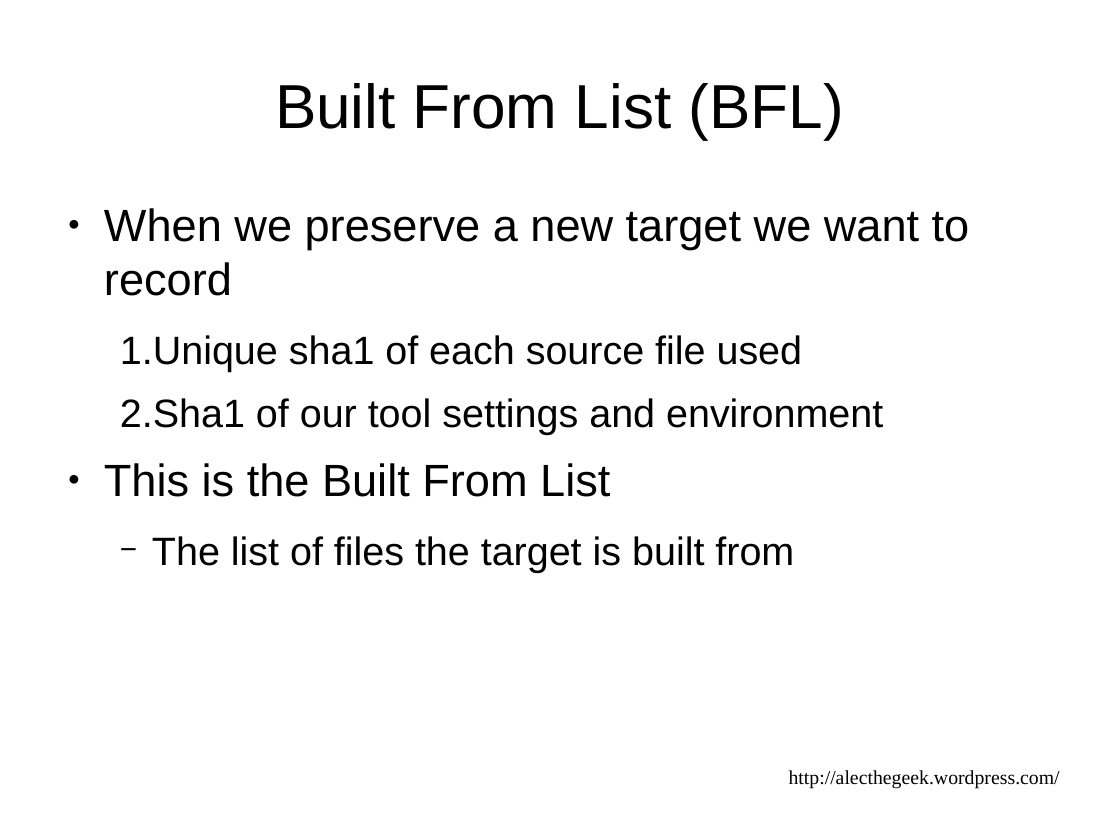
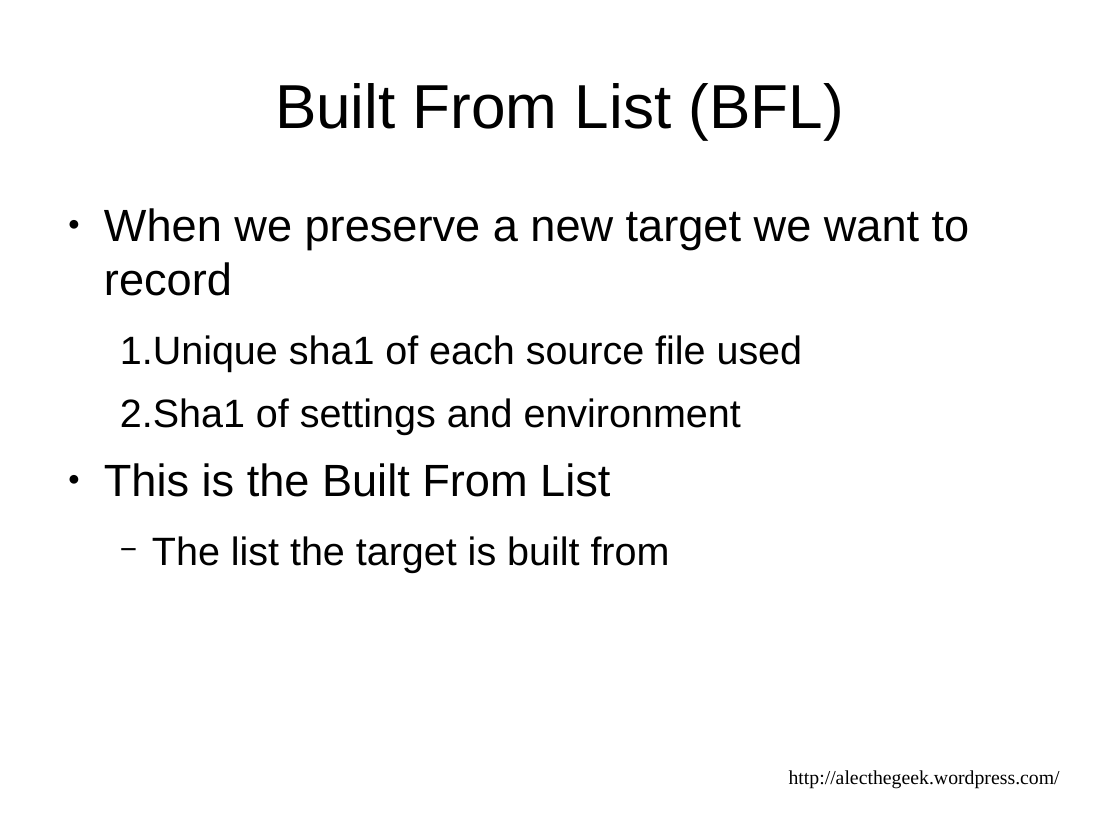
Before and after one commit to alecthegeek/gitbuilding, a slide deck: slide 24 of DevOpsDownUnderPresentation.odp. Drawn at 1120x840 pixels with LibreOffice and Linux fonts; fonts in the diff are those of the drawing. Boxes give left, top, right and bottom in pixels: in the first picture for what was removed or moved away, otherwise in the second. Text is boxed around its words. In the diff, an @@ line names an element or a change of style, - is before the commit and + after.

```diff
--- a/DevOpsDownUnderPresentation.odp
+++ b/DevOpsDownUnderPresentation.odp
@@ text at [120,398,741,435]: text changed @@
-  2. Sha1 of our tool settings and environment
+  2. Sha1 of settings and environment
@@ text at [152,536,670,573]: text changed @@
-  − The list of files the target is built from
+  − The list the target is built from
```
Also in this commit, not shown: 9 other slides changed, 5 other files.
